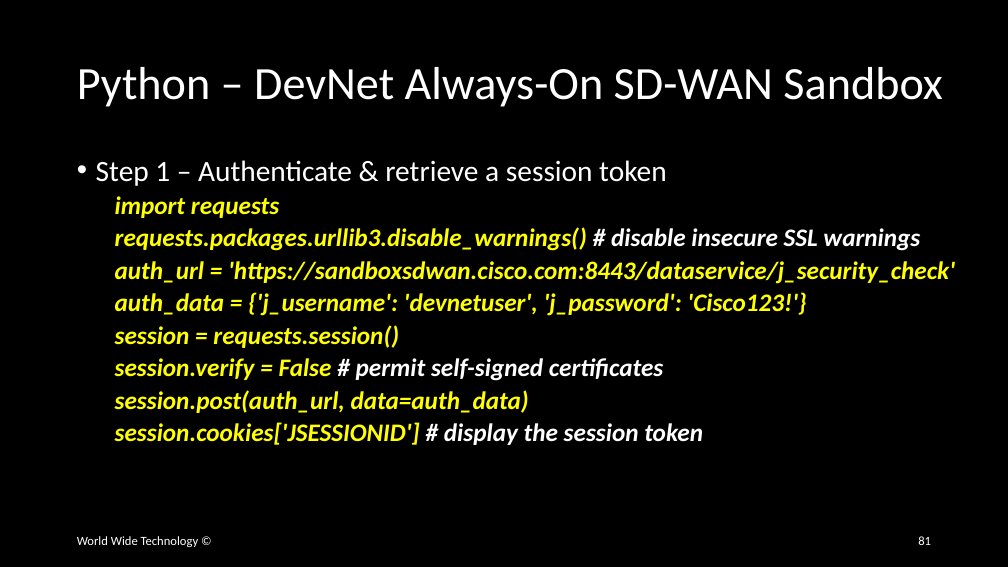
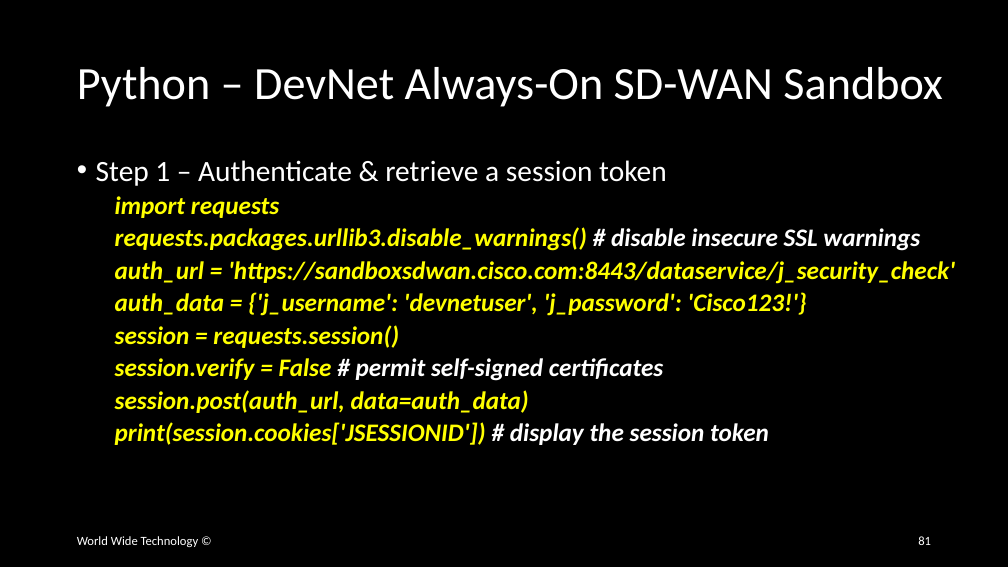
Before and after one commit to wwt/curl-requests-foundations, a slide deck: slide 81 of curl-requests-foundations.pptx. Drawn at 1008x567 pixels with LibreOffice and Linux fonts; fonts in the diff are those of the drawing. Boxes give left, top, right and bottom in pixels: in the first picture for what was removed or moved away, otherwise in the second. Text is boxed around its words. In the diff, an @@ line names an element or a change of style, - is before the commit and + after.

Commit message:
Updated SD-WAN Python slides

```diff
--- a/curl-requests-foundations.pptx
+++ b/curl-requests-foundations.pptx
@@ text at <box>115,422,769,445</box>: text changed @@
-  session.cookies['JSESSIONID'] # display the session token
+  print(session.cookies['JSESSIONID']) # display the session token
```
Also in this commit, not shown: 4 other slides changed.
